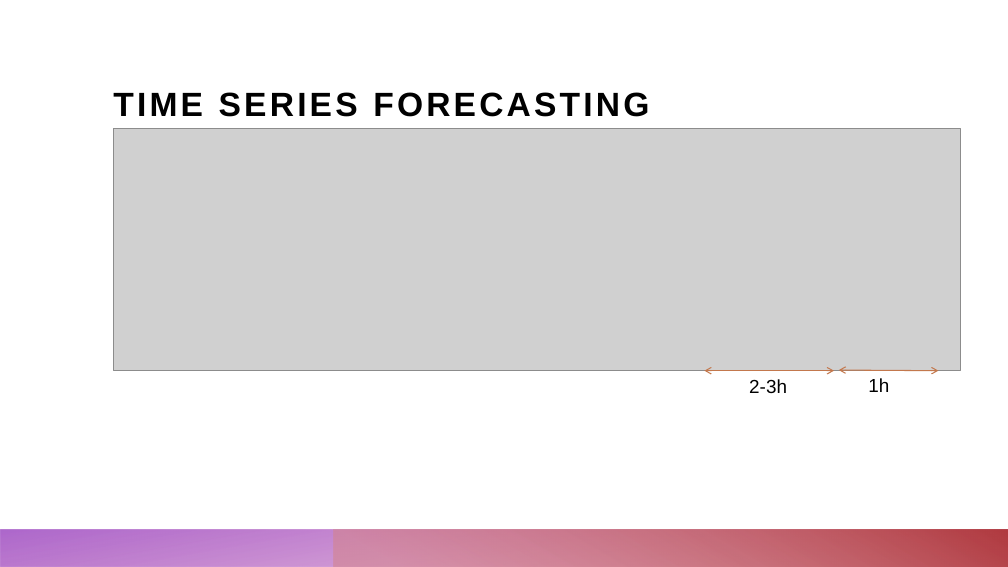
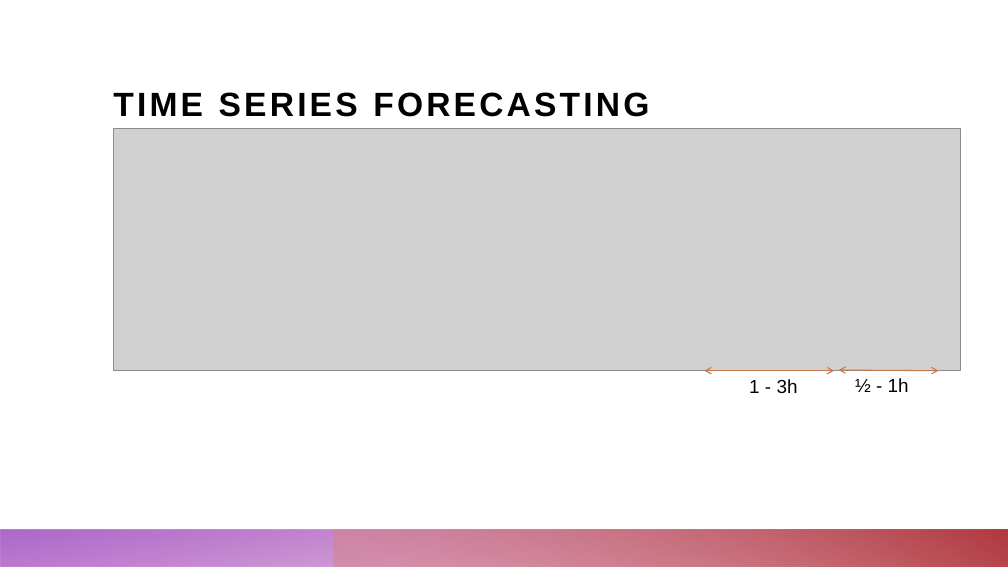
Before and after one commit to ChristopherKunze-Git/AdvancedTimeSeriesCourse-Engineering-Data, a slide deck: slide 4 of 4_Presentation/Blood_glucose_prediction.pptx. Drawn at 1008x567 pixels with LibreOffice and Linux fonts; fonts in the diff are those of the drawing; grey boxes stand for pictures. Boxes give left, top, right and bottom in pixels: in the first picture for what was removed or moved away, otherwise in the second. Text is boxed around its words. In the diff, an @@ line names an element or a change of style, - is before the commit and + after.

```diff
--- a/4_Presentation/Blood_glucose_prediction.pptx
+++ b/4_Presentation/Blood_glucose_prediction.pptx
@@ text at <box>749,379,798,393</box>: text changed @@
-2-3h
+1 - 3h
@@ text at <box>855,378,909,392</box>: text changed @@
-1h
+½ - 1h
```
Also in this commit, not shown: 5 other slides changed, 5 slides added.
